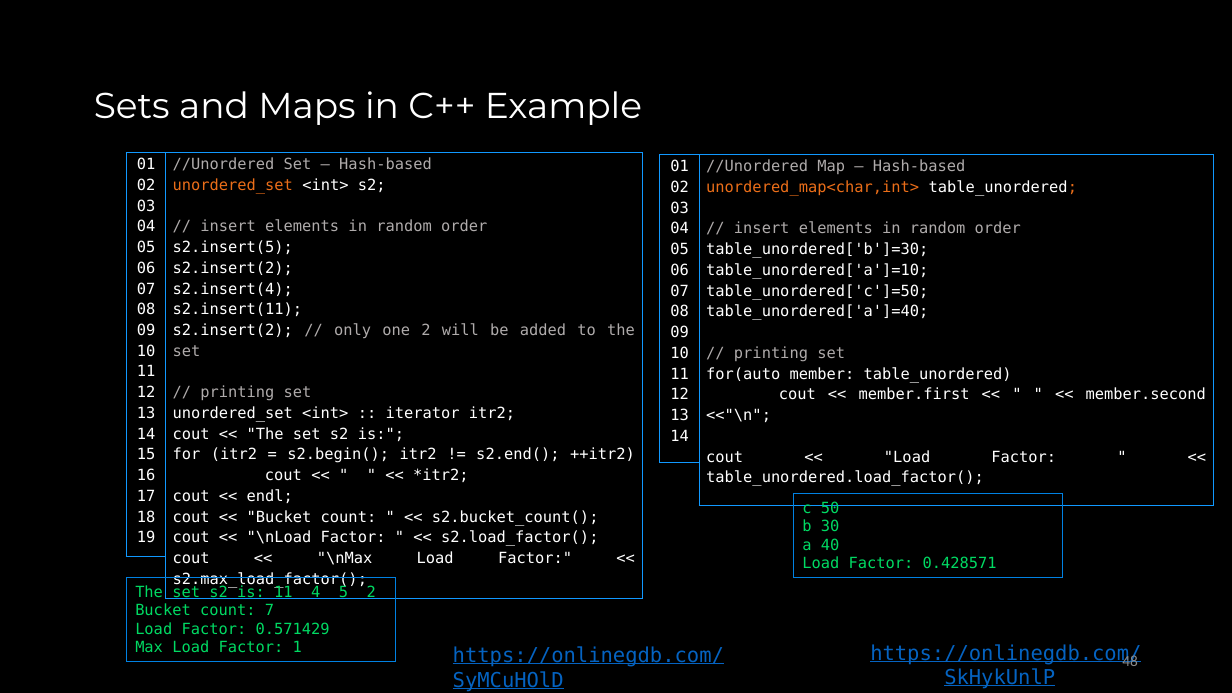
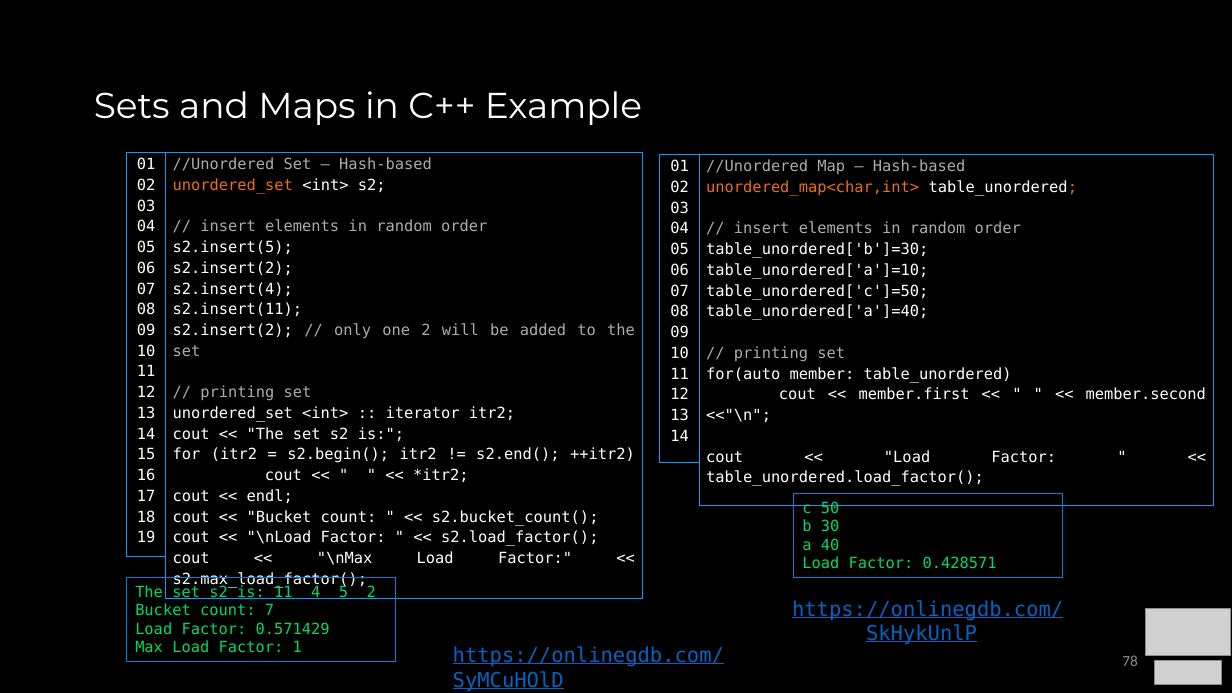
Before and after one commit to COP3530/Instructional-Content, a slide deck: slide 78 of Slides-PPT/7 - Sets, Maps, HashTables.pptx (slide 48 before the commit). Drawn at 1232x693 pixels with LibreOffice and Linux fonts; fonts in the diff are those of the drawing; grey boxes stand for pictures. Boxes give left, top, right and bottom in pixels: in the first picture for what was removed or moved away, otherwise in the second. Text is boxed around its words. In the diff, an @@ line names an element or a change of style, - is before the commit and + after.

```diff
--- a/Slides-PPT/7 - Sets, Maps, HashTables.pptx
+++ b/Slides-PPT/7 - Sets, Maps, HashTables.pptx
@@ text "https://onlinegdb.com/SkHykUnlP": place and size @@
-text "https://onlinegdb.com/SkHykUnlP" at bbox=[870, 644, 1141, 689]
+text "https://onlinegdb.com/SkHykUnlP" at bbox=[792, 600, 1063, 645]
@@ picture added at bbox=[1146, 609, 1231, 656] @@
@@ page number at bbox=[1122, 655, 1138, 666]: text changed @@
-48
+78
@@ picture added at bbox=[1154, 661, 1222, 685] @@
```
Also in this commit, not shown: 1 other slide changed, 31 slides added, 2 slides removed, 3 other files.
